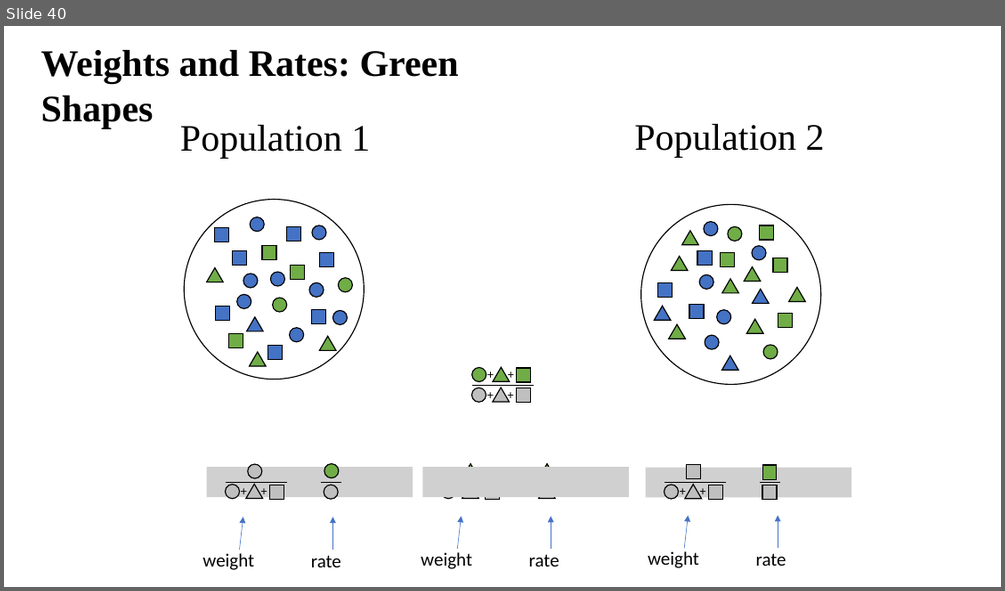
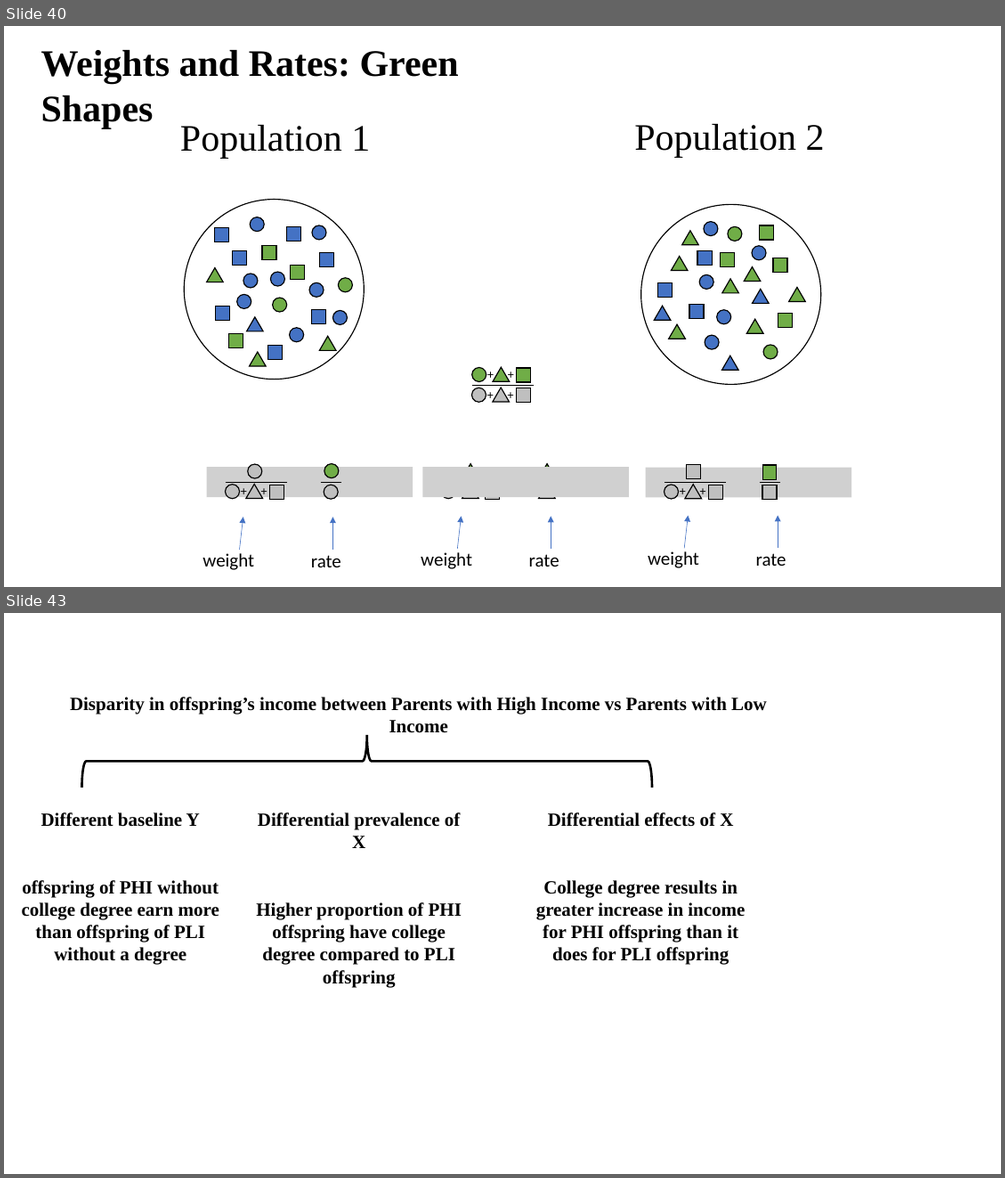
Before and after one commit to benmatthewsed/sgsss_std_decomp, a slide deck: images/pres1.pptx. Shown one above the other, each under a label of ours: slide 40 before the commit, slides 40 and 43 after it; the slides between them are not shown. The pictures are 1005x591 and 1005x1178 pixels, drawn with LibreOffice and Linux fonts; fonts in the diff are those of the drawing; grey boxes stand for pictures. Boxes give left, top, right and bottom in pixels: in the first picture for what was removed or moved away, otherwise in the second. Text is boxed around its words. In the diff, an @@ line names an element or a change of style, - is before the commit and + after.

```diff
--- a/images/pres1.pptx
+++ b/images/pres1.pptx
@@ slide 43 added at (4,613,1001,1174), background #FFFFFF @@
@@ text added at (70,697,767,714), 18 pt, text #000000, bold @@
+Disparity in offspring’s income between Parents with High Income vs Parents with Low Income
@@ right brace added at (81,735,652,787), outline #000000 2.25 pt @@
@@ text added at (22,812,219,965), 18 pt, text #000000, bold @@
+Different baseline Y
+offspring of PHI without college degree earn more than offspring of PLI without a degree
@@ text added at (256,812,461,965), 18 pt, text #000000, bold @@
+Differential prevalence of X
+Higher proportion of PHI offspring have college degree compared to PLI offspring
@@ text added at (536,812,744,965), 18 pt, text #000000, bold @@
+Differential effects of X
+College degree results in greater increase in income for PHI offspring than it does for PLI offspring
```
Also in this commit, not shown: 13 other slides added, 50 other files.
